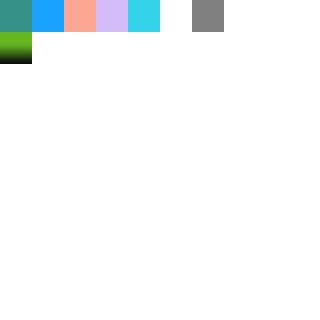
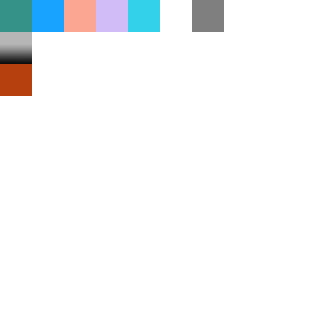
Layers edited between the first and the second 320 × 320 image:
added layer "Rectangle 9" above "Rectangle 8" over <box>0,64,32,96</box>
painted on "Rectangle 8" over <box>0,32,32,64</box>
